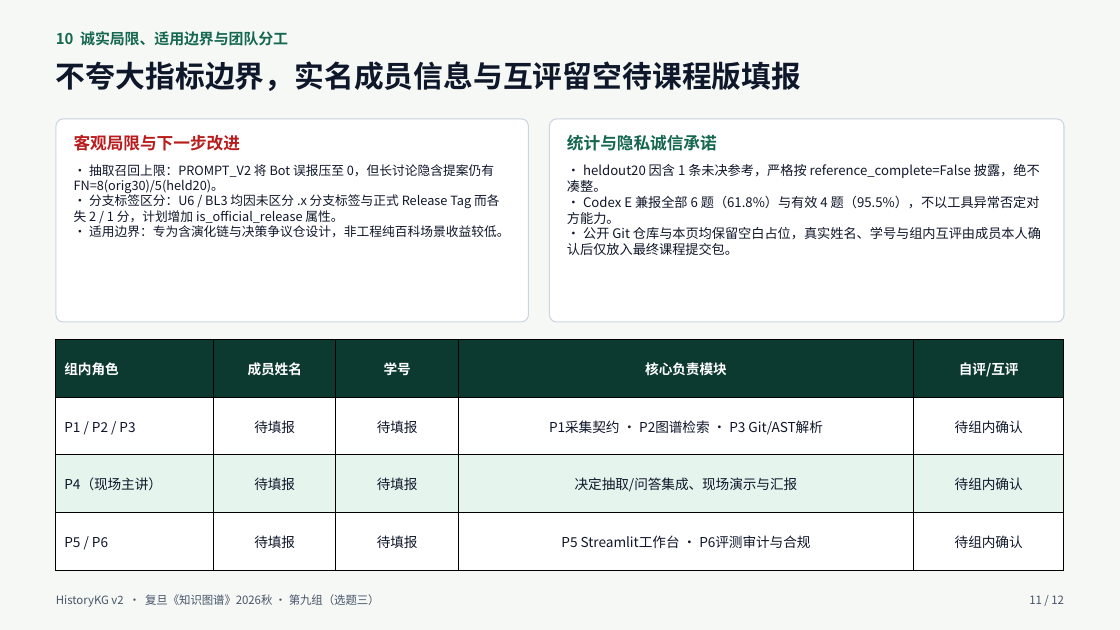
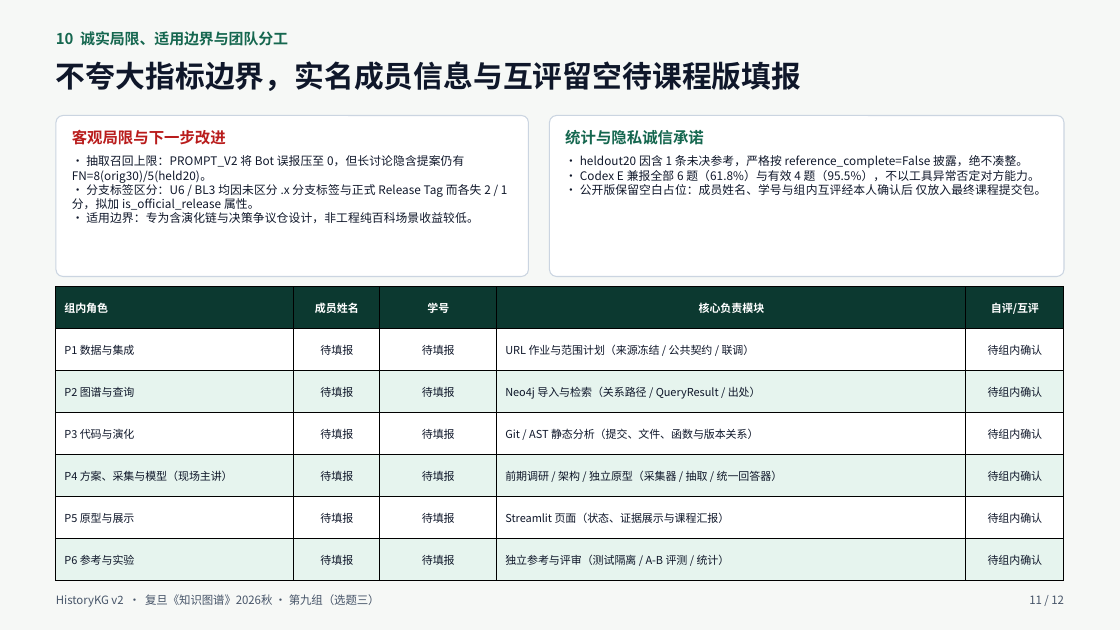
Before and after one commit to Charlie-Yong/relore-kg-archaeologist, a slide deck: slide 11 of demo/final/ItsDangerous-期末汇报.pptx. Drawn at 1120x630 pixels with LibreOffice and Linux fonts; fonts in the diff are those of the drawing. Boxes give left, top, right and bottom in pixels: in the first picture for what was removed or moved away, otherwise in the second. Text is boxed around its words. In the diff, an @@ line names an element or a change of style, - is before the commit and + after.

Commit message:
chore: align ItsDangerous v2/v8 metrics, paper report, 6-role deck, UI mode sync, and incremental probe

```diff
--- a/demo/final/ItsDangerous-期末汇报.pptx
+++ b/demo/final/ItsDangerous-期末汇报.pptx
@@ rounded rectangle at [56, 116, 528, 277]: proportions changed @@
@@ rounded rectangle: place and size @@
-rounded rectangle at [56, 119, 528, 323]
+rounded rectangle at [56, 116, 528, 277]
@@ rounded rectangle: place and size @@
-rounded rectangle at [549, 119, 1064, 323]
+rounded rectangle at [549, 116, 1064, 277]
@@ rounded rectangle at [549, 116, 1064, 277]: proportions changed @@
@@ text "客观局限与下一步改进" at [72, 129, 226, 145]: size 14.2 to 13.1 pt @@
@@ text "统计与隐私诚信承诺" at [565, 130, 704, 145]: size 14.2 to 13.1 pt @@
@@ text "• 抽取召回上限：PROMPT_V2 将 Bot 误报压至 ...": place and size @@
-text "• 抽取召回上限：PROMPT_V2 将 Bot 误报压至 ..." at [74, 164, 509, 237]
+text "• 抽取召回上限：PROMPT_V2 将 Bot 误报压至 ..." at [72, 155, 508, 223]
@@ text at [72, 155, 479, 223]: size 10.9 to 10.1 pt in "• 抽取召回上限：PROMPT_V2 将 Bot 误报压至 0，但长讨论隐含提案仍有 FN=8(orig30)/5(he ...", "• 适用边界：专为含演化链与决策争议仓设计，非工程纯百科场景收益较低。" @@
@@ text "• heldout20 因含 1 条未决参考，严格按 ...": place and size @@
-text "• heldout20 因含 1 条未决参考，严格按 ..." at [567, 164, 1041, 255]
+text "• heldout20 因含 1 条未决参考，严格按 ..." at [580, 155, 1047, 195]
@@ text at [580, 155, 1040, 181]: size 11.2 to 10.1 pt in "• heldout20 因含 1 条未决参考，严格按 reference_complete=False 披露，绝不凑整。", "• Codex E 兼报全部 6 题（61.8%）与有效 4 ..." @@
@@ text at [72, 182, 508, 210]: text changed; size 10.9 to 10.1 pt @@
-• 分支标签区分：U6 / BL3 均因未区分 .x 分支标签与正式 Release Tag 而各失 2 / 1 分，计划增加 is_official_release 属性。
+• 分支标签区分：U6 / BL3 均因未区分 .x 分支标签与正式 Release Tag 而各失 2 / 1 分，拟加 is_official_release 属性。
@@ text at [580, 184, 1047, 195]: text changed; size 11.2 to 10.1 pt @@
-• 公开 Git 仓库与本页均保留空白占位，真实姓名、学号与组内互评由成员本人确认后仅放入最终课程提交包。
+• 公开版保留空白占位：成员姓名、学号与组内互评经本人确认后 仅放入最终课程提交包。
@@ table at [56, 287, 1065, 581] @@
-row 2: P1 / P2 / P3 | 待填报 | 待填报 | P1采集契约 · P2图谱检索 · P3 Git/AST解析 | 待组内确认
-row 3: P4（现场主讲） | 待填报 | 待填报 | 决定抽取/问答集成、现场演示与汇报 | 待组内确认
-row 4: P5 / P6 | 待填报 | 待填报 | P5 Streamlit工作台 · P6评测审计与合规 | 待组内确认
+row 2: P1 数据与集成 | 待填报 | 待填报 | URL 作业与范围计划（来源冻结 / 公共契约 / 联调） | 待组内确认
+row 3: P2 图谱与查询 | 待填报 | 待填报 | Neo4j 导入与检索（关系路径 / QueryResult / 出处） | 待组内确认
+row 4: P3 代码与演化 | 待填报 | 待填报 | Git / AST 静态分析（提交、文件、函数与版本关系） | 待组内确认
+row 5: P4 方案、采集与模型（现场主讲） | 待填报 | 待填报 | 前期调研 / 架构 / 独立原型（采集器 / 抽取 / 统一回答器） | 待组内确认
+row 6: P5 原型与展示 | 待填报 | 待填报 | Streamlit 页面（状态、证据展示与课程汇报） | 待组内确认
+row 7: P6 参考与实验 | 待填报 | 待填报 | 独立参考与评审（测试隔离 / A-B 评测 / 统计） | 待组内确认
@@ table: place and size @@
-table at [56, 339, 1065, 571]
+table at [56, 287, 1065, 581]
```
Also in this commit, not shown: 5 other slides changed, 33 other files.
